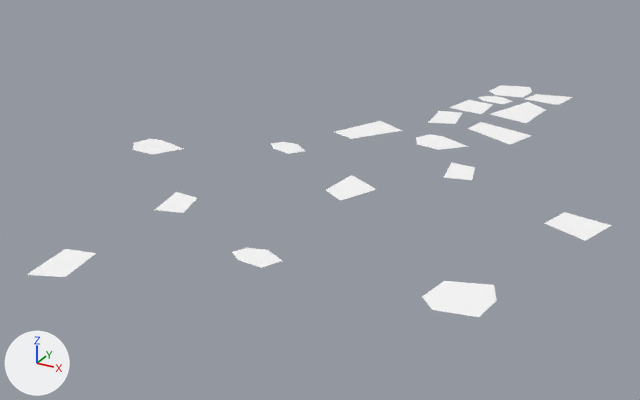
One commit to the glTF model assets/synty/simple_fantasy/models/SF_Env_Stonepath_End_01.glb: the scene before it, then after it.
The view is the same before and after, from a camera (50 mm lens) standing at (0.0947, -0.2532, 0.0934) and looking at (-0.0188, -0.0468, -0.0098). The axes (+X, +Y, +Z) are drawn at lower left. The lights are the same throughout.

The first picture shows 'SF_Env_Stonepath_End_01'.
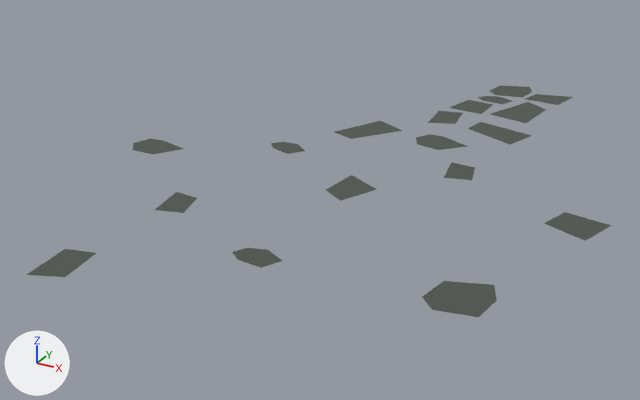
Boxes (x1, y1, x2, y2) around the edits, measured in the pictures (640 x 400 px):
'SF_Env_Stonepath_End_01', surface changed (white to grey): (27, 85, 612, 317) in both

Patch to the scene script:
```diff
--- a/assets/synty/simple_fantasy/models/SF_Env_Stonepath_End_01.glb.py
+++ b/assets/synty/simple_fantasy/models/SF_Env_Stonepath_End_01.glb.py
@@ img_undead_footman_01 @@
+img_undead_footman_01 = load_image('Undead_Footman_01', '_unpacked/Undead_Footman_01', 512, 512, 'sRGB')
@@ mat_lambert163 @@
 mat_lambert163 = principled_material('lambert163')
-mat_lambert163.base_color = (1.0, 1.0, 1.0)  # white #ffffff
+mat_lambert163.texture = img_undead_footman_01
 mat_lambert163.roughness = 0.553
```
